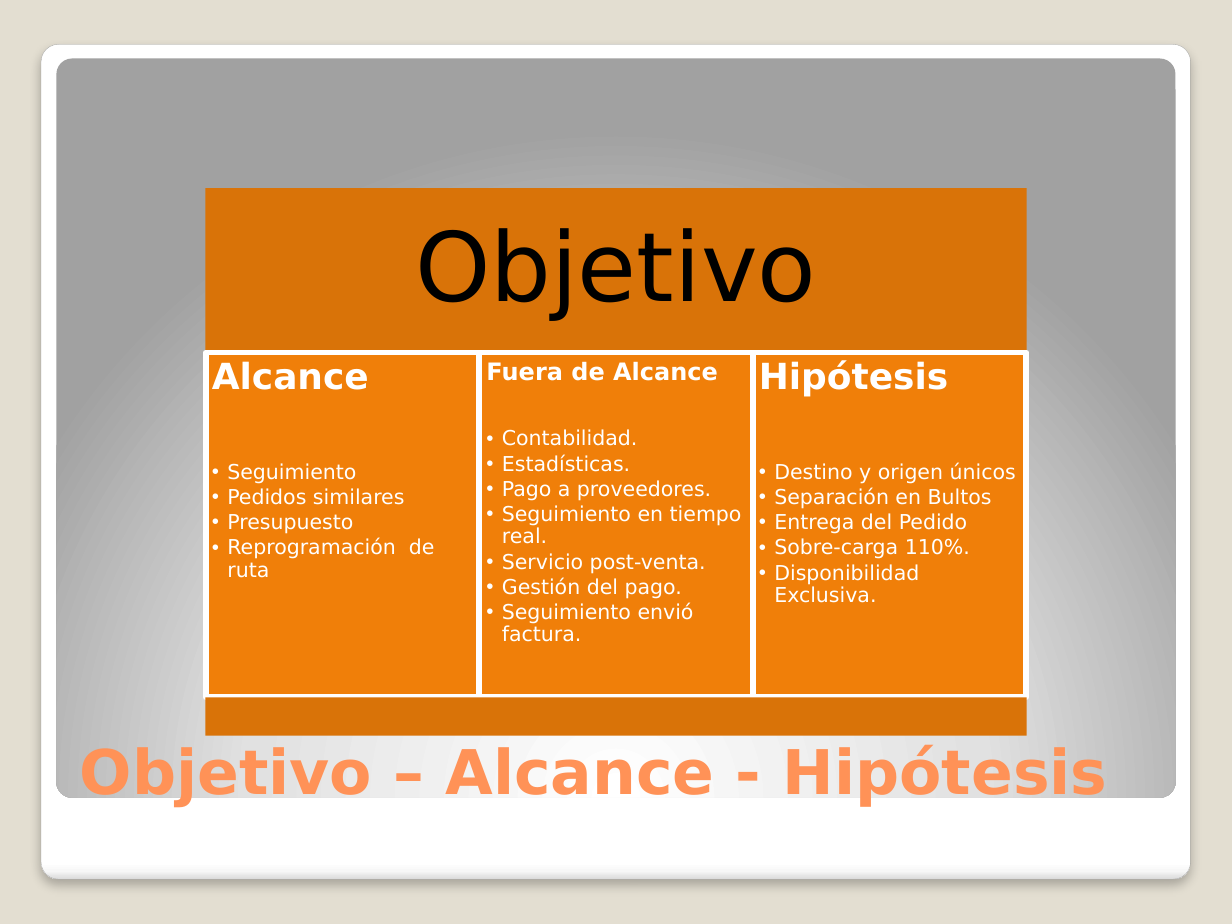
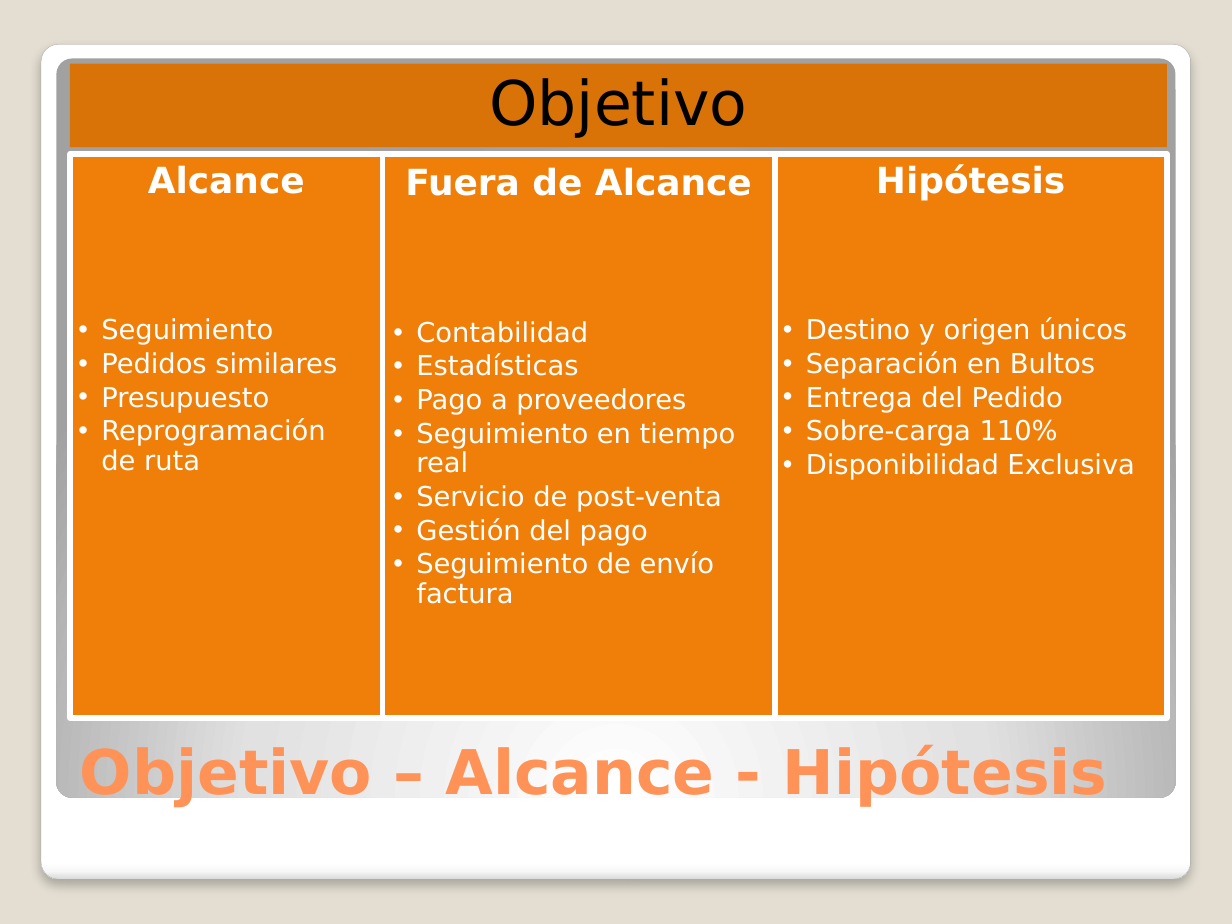
Before and after one commit to adrianachelotti/analisisdelainformacion7509, a slide deck: slide 3 of TodoMundo/Presentación/Presentacion.pptx. Drawn at 1232x924 pixels with LibreOffice and Linux fonts; fonts in the diff are those of the drawing. Boxes give left, top, right and bottom in pixels: in the first picture for what was removed or moved away, otherwise in the second. Text is boxed around its words. In the diff, an @@ line names an element or a change of style, - is before the commit and + after.

Commit message:
Presentación

```diff
--- a/TodoMundo/Presentación/Presentacion.pptx
+++ b/TodoMundo/Presentación/Presentacion.pptx
@@ text "Objetivo": place and size @@
-text "Objetivo" at bbox=[415, 228, 816, 321]
+text "Objetivo" at bbox=[489, 78, 747, 138]
@@ text "Objetivo" at bbox=[489, 78, 747, 138]: size 56 to 36 pt; less space between paragraphs @@
@@ rectangle: place and size @@
-rectangle at bbox=[206, 188, 1027, 352]
+rectangle at bbox=[70, 64, 1167, 148]
@@ text "Alcance": place and size @@
-text "Alcance" at bbox=[212, 361, 435, 578]
+text "Alcance" at bbox=[101, 165, 337, 471]
@@ text "Alcance" at bbox=[101, 165, 337, 471]: size 12 to 16 pt in "Seguimiento", "Pedidos similares", "Presupuesto", "Reprogramación de ruta"; alignment left to centre; indent changed @@
@@ rectangle: place and size @@
-rectangle at bbox=[206, 352, 479, 697]
+rectangle at bbox=[70, 154, 383, 718]
@@ text "Fuera de Alcance": place and size @@
-text "Fuera de Alcance" at bbox=[486, 361, 742, 642]
+text "Fuera de Alcance" at bbox=[405, 167, 752, 604]
@@ rectangle: place and size @@
-rectangle at bbox=[479, 352, 753, 697]
+rectangle at bbox=[383, 154, 775, 718]
@@ text at bbox=[405, 167, 752, 196]: size 14 to 21 pt in "Fuera de Alcance"; alignment left to centre; more space between paragraphs @@
@@ text "Hipótesis": place and size @@
-text "Hipótesis" at bbox=[759, 360, 1016, 603]
+text "Hipótesis" at bbox=[806, 164, 1134, 480]
@@ rectangle: place and size @@
-rectangle at bbox=[753, 352, 1026, 697]
+rectangle at bbox=[775, 154, 1167, 718]
@@ text at bbox=[806, 164, 1127, 413]: size 12 to 16 pt in "Destino y origen únicos", "Separación en Bultos", "Entrega del Pedido"; alignment left to centre; indent changed @@
@@ text at bbox=[416, 321, 736, 604]: text changed; size 12 to 16 pt @@
-  •• Contabilidad.
-  •• Estadísticas.
-  •• Pago a proveedores.
-  •• Seguimiento en tiempo real.
-  •• Servicio post-venta.
-  •• Gestión del pago.
-  •• Seguimiento envió factura.
+  •• Contabilidad
+  •• Estadísticas
+  •• Pago a proveedores
+  •• Seguimiento en tiempo real
+  •• Servicio de post-venta
+  •• Gestión del pago
+  •• Seguimiento de envío factura
@@ text at bbox=[806, 419, 1134, 480]: text changed; size 12 to 16 pt @@
-  •• Sobre-carga 110%.
-  •• Disponibilidad Exclusiva.
+  •• Sobre-carga 110%
+  •• Disponibilidad Exclusiva
@@ rectangle removed at bbox=[206, 697, 1027, 736] @@
```
Also in this commit, not shown: 10 other slides changed, 2 other files.
